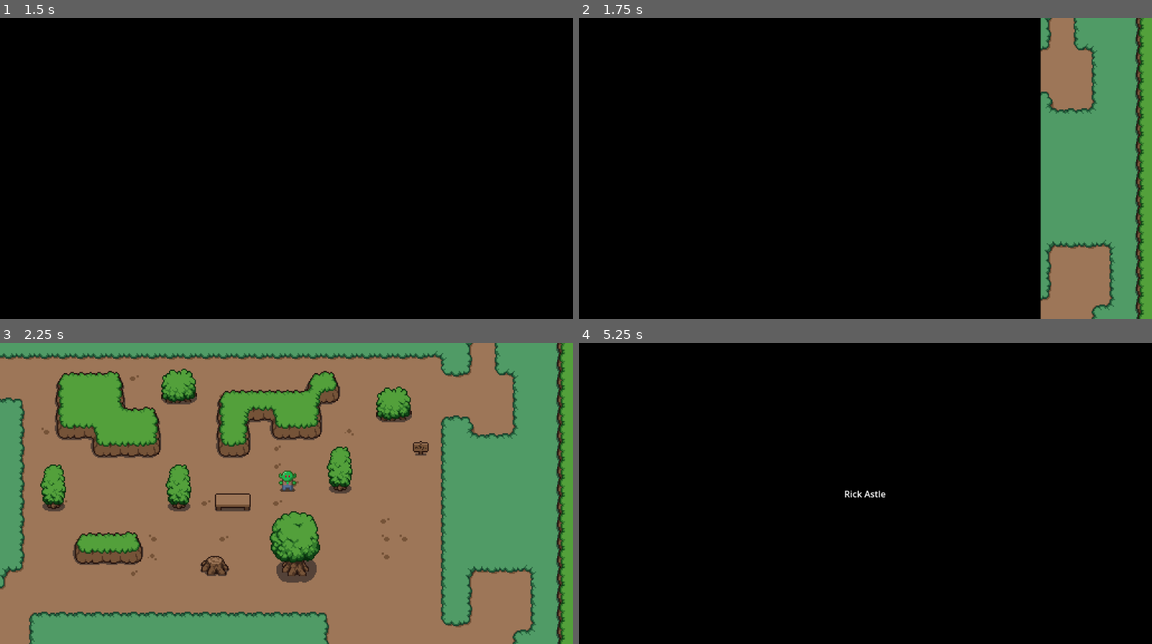
Above: before the commit, frames 1-4 (two rows, left to right).
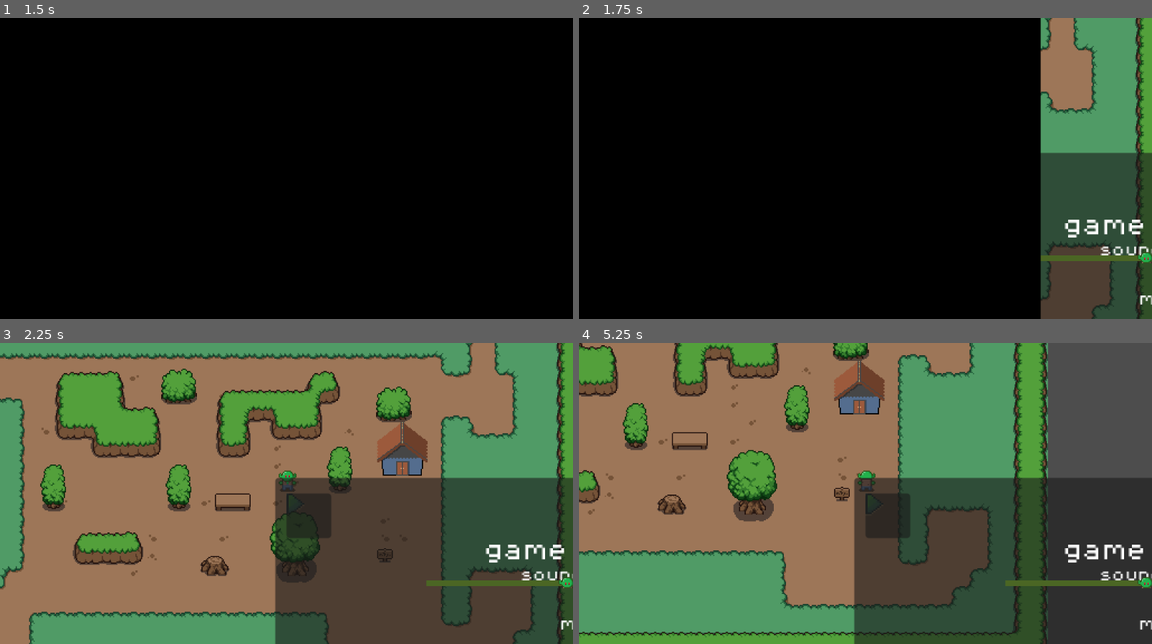
Above: after the commit, the same moments.

Repository: iamkuo/godot_test
Game: Godot game, scene res://scenes/game.tscn
The game is run twice, just before and just after one commit, with the same random seed, the same clock (stepped at 60 frames per second) and the same inputs.
Inputs (mouse positions are in pixels of both pictures, inside the frame that each line leads up to):
- Up to frame 1 (1.5 s): click "開始遊戲" at 0.5 s; click "開始遊戲" at 1.25 s
- Up to frame 2 (1.75 s): no input
- Up to frame 3 (2.25 s): click (297, 505) at 2.02 s
- Up to frame 4 (5.25 s): tap Enter (ui_accept) at 2.75, 3.02, 3.5, 3.77 s; hold Right (ui_right) 2.78-3.53 s; hold Down (ui_down) 3.53-4.28 s; hold Right (ui_right) 4.28-5.03 s; hold Up (ui_up) from 5.03 s (still down)

Frame 1 is identical in both runs. In frame 2, 11% of the frame differs, in the area x 80-100%, y 44-100%; in frame 3, 29%; in frame 4, 100%, in the area x 0-100%, y 0-100%.

Commit message:
正在完成背包系統以及整理GUI場景樹

Diff:
--- /dev/null
+++ b/scenes/backpack.tscn
@@ -0,0 +1,28 @@
+[gd_scene load_steps=3 format=3 uid="uid://d24suq71w264f"]
+
+[ext_resource type="Texture2D" uid="uid://cjmwhv0846in6" path="res://assets/sprites/Border and Panels Menu/04 Border 03.png" id="1_q7lps"]
+
+[sub_resource type="StyleBoxTexture" id="StyleBoxTexture_5gcru"]
+texture = ExtResource("1_q7lps")
+texture_margin_left = 45.0
+texture_margin_top = 45.0
+texture_margin_right = 45.0
+texture_margin_bottom = 45.0
+region_rect = Rect2(387, 387, 186, 186)
+
+[node name="Backpack" type="Control"]
+layout_mode = 3
+anchors_preset = 15
+anchor_right = 1.0
+anchor_bottom = 1.0
+grow_horizontal = 2
+grow_vertical = 2
+
+[node name="Panel" type="Panel" parent="."]
+layout_mode = 1
+anchors_preset = 15
+anchor_right = 1.0
+anchor_bottom = 1.0
+grow_horizontal = 2
+grow_vertical = 2
+theme_override_styles/panel = SubResource("StyleBoxTexture_5gcru")
--- a/scenes/main_world.tscn
+++ b/scenes/main_world.tscn
@@ -1,66 +1,16 @@
-[gd_scene load_steps=36 format=4 uid="uid://dw1mwbbepdoi1"]
+[gd_scene load_steps=23 format=4 uid="uid://dw1mwbbepdoi1"]
 
 [ext_resource type="Script" uid="uid://bvlgb1rm4njx2" path="res://important_scripts/main_world.gd" id="1_urbfd"]
 [ext_resource type="Texture2D" uid="uid://co5n7bwvy1gmq" path="res://assets/sprites/tilesets/plains.png" id="1_wynhp"]
 [ext_resource type="Texture2D" uid="uid://b8tob1an8h4os" path="res://assets/sprites/tilesets/grass.png" id="2_sfmdb"]
+[ext_resource type="PackedScene" uid="uid://cpog3fskyl4m7" path="res://scenes/pause.tscn" id="3_bokwj"]
 [ext_resource type="Texture2D" uid="uid://dtu2mud6hhf86" path="res://assets/sprites/tilesets/decor_8x8.png" id="3_hp7px"]
-[ext_resource type="Script" path="res://other_scripts/pauseuid.gd" id="3_kdq54"]
+[ext_resource type="PackedScene" uid="uid://d24suq71w264f" path="res://scenes/backpack.tscn" id="4_avgj4"]
 [ext_resource type="Texture2D" uid="uid://dk13biy1s4ia0" path="res://assets/sprites/objects/objects.png" id="4_c3jn5"]
 [ext_resource type="Texture2D" uid="uid://dy15lydkdb7ym" path="res://assets/sprites/tilesets/fences.png" id="5_syikd"]
+[ext_resource type="PackedScene" uid="uid://hjwobmyip8lh" path="res://scenes/tp_point.tscn" id="6_fatp1"]
 [ext_resource type="PackedScene" uid="uid://bhq1tnsq2yocq" path="res://scenes/sign.tscn" id="7_5irk3"]
 [ext_resource type="PackedScene" uid="uid://dw83txjhdwws0" path="res://scenes/player.tscn" id="7_so2xy"]
-[ext_resource type="Texture2D" uid="uid://blgt1tijs2mkx" path="res://assets/sprites/PNG/Settings.png" id="9_wj2hs"]
-[ext_resource type="FontFile" uid="uid://drknsr1c1j7xf" path="res://assets/fonts/PixelOperator8.ttf" id="11_urbfd"]
-[ext_resource type="Texture2D" uid="uid://ctsb3wvh450d3" path="res://assets/sprites/objects/owowowwo.png" id="13_liqfm"]
-[ext_resource type="Texture2D" uid="uid://7ga0ljs8vtel" path="res://assets/sprites/PNG/Icons.png" id="13_sr1c3"]
-[ext_resource type="PackedScene" uid="uid://3m0i8x4jbjf8" path="res://scenes/cutscene.tscn" id="14_urbfd"]
-
-[sub_resource type="StyleBoxLine" id="StyleBoxLine_ipoc1"]
-color = Color(0.3137255, 0.7294118, 0.15294118, 1)
-thickness = 5
-
-[sub_resource type="StyleBoxLine" id="StyleBoxLine_8jl4h"]
-color = Color(0.29358447, 0.39963317, 0.14063469, 1)
-thickness = 5
-
-[sub_resource type="StyleBoxEmpty" id="StyleBoxEmpty_kkkdg"]
-
-[sub_resource type="DPITexture" id="DPITexture_swtu5"]
-_source = "<svg xmlns=\"http://www.w3.org/2000/svg\" width=\"32\" height=\"16\"><rect width=\"30\" height=\"14\" x=\"1\" y=\"1\" fill=\"#fff\" fill-opacity=\".37\" rx=\"7\"/><circle cx=\"24\" cy=\"8\" r=\"5\" fill=\"#1a1a1a\" fill-opacity=\".5\"/></svg>
-"
-
-[sub_resource type="DPITexture" id="DPITexture_qudjn"]
-_source = "<svg xmlns=\"http://www.w3.org/2000/svg\" width=\"32\" height=\"16\"><rect width=\"30\" height=\"14\" x=\"1\" y=\"1\" fill=\"#fff\" fill-opacity=\".75\" rx=\"7\"/><circle cx=\"8\" cy=\"8\" r=\"5\" fill=\"#1a1a1a\"/></svg>
-"
-
-[sub_resource type="AtlasTexture" id="AtlasTexture_kdq54"]
-atlas = ExtResource("13_sr1c3")
-region = Rect2(36, 35, 9, 11)
-
-[sub_resource type="StyleBoxTexture" id="StyleBoxTexture_liqfm"]
-texture = SubResource("AtlasTexture_kdq54")
-
-[sub_resource type="AtlasTexture" id="AtlasTexture_sr1c3"]
-atlas = ExtResource("13_sr1c3")
-region = Rect2(67, 35, 11, 11)
-
-[sub_resource type="StyleBoxTexture" id="StyleBoxTexture_urbfd"]
-texture = SubResource("AtlasTexture_sr1c3")
-
-[sub_resource type="StyleBoxTexture" id="StyleBoxTexture_avgj4"]
-texture = ExtResource("9_wj2hs")
-region_rect = Rect2(183, 241, 9, 14)
-
-[sub_resource type="StyleBoxTexture" id="StyleBoxTexture_oa7qk"]
-content_margin_right = 1.0
-texture = ExtResource("9_wj2hs")
-region_rect = Rect2(10, 0, 0, 0)
-
-[sub_resource type="StyleBoxTexture" id="StyleBoxTexture_wj2hs"]
-texture = ExtResource("9_wj2hs")
-texture_margin_left = 1.0
-
-[sub_resource type="StyleBoxEmpty" id="StyleBoxEmpty_wj2hs"]
 
 [sub_resource type="TileSetAtlasSource" id="TileSetAtlasSource_p57ef"]
 texture = ExtResource("1_wynhp")
@@ -733,6 +683,22 @@
 sources/0 = SubResource("TileSetAtlasSource_u5sy4")
 sources/1 = SubResource("TileSetAtlasSource_kvpfn")
 
+[sub_resource type="TileSetScenesCollectionSource" id="TileSetScenesCollectionSource_vtaks"]
+resource_name = "TpPoints"
+scenes/1/scene = ExtResource("6_fatp1")
+
+[sub_resource type="TileSetScenesCollectionSource" id="TileSetScenesCollectionSource_wj2hs"]
+resource_name = "Signs"
+scenes/1/scene = ExtResource("7_5irk3")
+
+[sub_resource type="TileSet" id="TileSet_p57ef"]
+physics_layer_0/collision_layer = 8
+physics_layer_0/collision_mask = 0
+custom_data_layer_0/name = "Name"
+custom_data_layer_0/type = 4
+sources/0 = SubResource("TileSetScenesCollectionSource_vtaks")
+sources/1 = SubResource("TileSetScenesCollectionSource_wj2hs")
+
 [node name="MainWorld" type="Node2D"]
 y_sort_enabled = true
 script = ExtResource("1_urbfd")
@@ -745,180 +711,19 @@
 zoom = Vector2(2, 2)
 limit_enabled = false
 
-[node name="pauseuid" type="Control" parent="Player/Camera2D"]
-visible = false
+[node name="Gui" type="Control" parent="Player/Camera2D"]
 layout_mode = 3
-anchors_preset = 0
-offset_left = -251.0
-offset_top = -130.0
-offset_right = -211.0
-offset_bottom = -90.0
-script = ExtResource("3_kdq54")
-
-[node name="Panel2" type="Panel" parent="Player/Camera2D/pauseuid"]
-z_index = 31
-y_sort_enabled = true
-layout_mode = 1
 anchors_preset = 15
 anchor_right = 1.0
 anchor_bottom = 1.0
 grow_horizontal = 2
 grow_vertical = 2
 
-[node name="paused" type="Label" parent="Player/Camera2D/pauseuid/Panel2"]
+[node name="Pause" parent="Player/Camera2D/Gui" instance=ExtResource("3_bokwj")]
+layout_mode = 0
+
+[node name="Backpack" parent="Player/Camera2D/Gui" instance=ExtResource("4_avgj4")]
 layout_mode = 1
-anchors_preset = 8
-anchor_left = 0.5
-anchor_top = 0.5
-anchor_right = 0.5
-anchor_bottom = 0.5
-offset_left = 146.0
-offset_top = 21.0
-offset_right = 356.0
-offset_bottom = 52.0
-grow_horizontal = 2
-grow_vertical = 2
-theme_override_fonts/font = ExtResource("11_urbfd")
-theme_override_font_sizes/font_size = 20
-text = "game paused"
-horizontal_alignment = 1
-
-[node name="textcontain" type="VBoxContainer" parent="Player/Camera2D/pauseuid/Panel2"]
-layout_mode = 1
-anchors_preset = -1
-anchor_left = 0.37800002
-anchor_top = 0.344
-anchor_right = 0.62200004
-anchor_bottom = 0.785
-offset_left = 174.0
-offset_top = 52.0
-offset_right = 332.0
-offset_bottom = 218.0
-grow_horizontal = 2
-grow_vertical = 2
-theme_override_constants/separation = 30
-
-[node name="sound effect3" type="Label" parent="Player/Camera2D/pauseuid/Panel2/textcontain"]
-layout_mode = 2
-theme_override_fonts/font = ExtResource("11_urbfd")
-theme_override_font_sizes/font_size = 13
-text = "sound effect"
-horizontal_alignment = 1
-
-[node name="music2" type="Label" parent="Player/Camera2D/pauseuid/Panel2/textcontain"]
-layout_mode = 2
-theme_override_fonts/font = ExtResource("11_urbfd")
-theme_override_font_sizes/font_size = 13
-text = "music"
-horizontal_alignment = 1
-
-[node name="main volume" type="HSlider" parent="Player/Camera2D/pauseuid/Panel2"]
-z_index = 2
-custom_minimum_size = Vector2(250, 0)
-layout_mode = 0
-offset_left = 126.0
-offset_top = 74.0
-offset_right = 376.0
-offset_bottom = 87.0
-theme_override_icons/grabber = ExtResource("13_liqfm")
-theme_override_icons/grabber_highlight = ExtResource("13_liqfm")
-theme_override_styles/slider = SubResource("StyleBoxLine_ipoc1")
-theme_override_styles/grabber_area = SubResource("StyleBoxLine_8jl4h")
-theme_override_styles/grabber_area_highlight = SubResource("StyleBoxLine_8jl4h")
-value = 50.0
-
-[node name="CheckButton" type="CheckButton" parent="Player/Camera2D/pauseuid/Panel2"]
-z_index = 2
-layout_mode = 0
-offset_left = 127.0
-offset_top = 146.0
-offset_right = 377.0
-offset_bottom = 214.0
-theme_override_font_sizes/font_size = 13
-theme_override_styles/focus = SubResource("StyleBoxEmpty_kkkdg")
-theme_override_icons/checked = SubResource("DPITexture_swtu5")
-theme_override_icons/unchecked = SubResource("DPITexture_qudjn")
-text = "Fullscreen/Windowed"
-
-[node name="SNDEFCT" type="HSlider" parent="Player/Camera2D/pauseuid/Panel2"]
-z_index = 2
-custom_minimum_size = Vector2(250, 0)
-layout_mode = 1
-anchors_preset = -1
-anchor_left = 0.37800002
-anchor_top = 0.5
-anchor_right = 0.62200004
-anchor_bottom = 0.56100005
-offset_left = 126.0
-offset_top = 106.0
-offset_right = 376.0
-offset_bottom = 135.0
-grow_horizontal = 2
-grow_vertical = 2
-theme_override_icons/grabber = ExtResource("13_liqfm")
-theme_override_icons/grabber_highlight = ExtResource("13_liqfm")
-theme_override_styles/slider = SubResource("StyleBoxLine_ipoc1")
-theme_override_styles/grabber_area = SubResource("StyleBoxLine_8jl4h")
-theme_override_styles/grabber_area_highlight = SubResource("StyleBoxLine_8jl4h")
-value = 50.0
-
-[node name="music slder" type="HSlider" parent="Player/Camera2D/pauseuid/Panel2"]
-z_index = 2
-custom_minimum_size = Vector2(250, 0)
-layout_mode = 1
-anchors_preset = -1
-anchor_left = 0.37800002
-anchor_top = 0.5
-anchor_right = 0.62200004
-anchor_bottom = 0.56100005
-offset_left = 126.00001
-offset_top = 148.0
-offset_right = 376.0
-offset_bottom = 178.0
-grow_horizontal = 2
-grow_vertical = 2
-theme_override_icons/grabber = ExtResource("13_liqfm")
-theme_override_icons/grabber_highlight = ExtResource("13_liqfm")
-theme_override_styles/slider = SubResource("StyleBoxLine_ipoc1")
-theme_override_styles/grabber_area = SubResource("StyleBoxLine_8jl4h")
-theme_override_styles/grabber_area_highlight = SubResource("StyleBoxLine_8jl4h")
-value = 50.0
-
-[node name="continue" type="Button" parent="Player/Camera2D/pauseuid/Panel2"]
-z_index = 2
-layout_mode = 0
-offset_left = 171.0
-offset_top = 210.0
-offset_right = 193.0
-offset_bottom = 236.0
-theme_override_styles/normal = SubResource("StyleBoxTexture_liqfm")
-
-[node name="exit" type="Button" parent="Player/Camera2D/pauseuid/Panel2"]
-z_index = 2
-layout_mode = 0
-offset_left = 307.0
-offset_top = 210.0
-offset_right = 334.0
-offset_bottom = 236.0
-theme_override_styles/normal = SubResource("StyleBoxTexture_urbfd")
-
-[node name="Panel4" type="Panel" parent="Player/Camera2D/pauseuid/Panel2"]
-layout_mode = 0
-offset_left = -10.0
-offset_top = -14.0
-offset_right = 522.0
-offset_bottom = 274.0
-
-[node name="pause" type="Button" parent="Player/Camera2D/pauseuid"]
-layout_mode = 0
-offset_right = 16.0
-offset_bottom = 20.0
-size_flags_horizontal = 0
-size_flags_vertical = 0
-theme_override_styles/normal = SubResource("StyleBoxTexture_avgj4")
-theme_override_styles/pressed = SubResource("StyleBoxTexture_oa7qk")
-theme_override_styles/hover = SubResource("StyleBoxTexture_wj2hs")
-theme_override_styles/focus = SubResource("StyleBoxEmpty_wj2hs")
 
 [node name="Map" type="Node2D" parent="."]
 y_sort_enabled = true
@@ -943,17 +748,7 @@
 tile_map_data = PackedByteArray("AAD5//7/AAAIAAYAAAD5////AAAIAAcAAAD5/wAAAAAIAAgAAAD6//7/AAAJAAYAAAD6////AAAJAAcAAAD6/w …(624 unchanged characters)…
 tile_set = SubResource("TileSet_gee14")
 
-[node name="interactables" type="Node2D" parent="Map"]
-
-[node name="Sign" parent="Map/interactables" instance=ExtResource("7_5irk3")]
-position = Vector2(120, -40)
-sign_texts = Array[String](["Never gonna give you up", "Never gonna let you down"])
-
-[node name="Cutscene" parent="Map/interactables" instance=ExtResource("14_urbfd")]
-position = Vector2(152, 56)
-
-[connection signal="pressed" from="Player/Camera2D/pauseuid/Panel2/continue" to="." method="_on_continue_pressed"]
-[connection signal="pressed" from="Player/Camera2D/pauseuid/Panel2/continue" to="Player/Camera2D/pauseuid" method="_on_continue_pressed"]
-[connection signal="pressed" from="Player/Camera2D/pauseuid/Panel2/exit" to="Player/Camera2D/pauseuid" method="_on_exit_pressed"]
-[connection signal="pressed" from="Player/Camera2D/pauseuid/pause" to="." method="_on_pause_pressed"]
-[connection signal="pressed" from="Player/Camera2D/pauseuid/pause" to="Player/Camera2D/pauseuid" method="_on_pause_pressed"]
+[node name="interatctables" type="TileMapLayer" parent="Map"]
+y_sort_enabled = true
+tile_map_data = PackedByteArray("AAAGAP3/AAAAAAAAAQAFAAMAAQAAAAAAAQA=")
+tile_set = SubResource("TileSet_p57ef")
--- /dev/null
+++ b/scenes/pause.tscn
@@ -0,0 +1,230 @@
+[gd_scene load_steps=19 format=3 uid="uid://cpog3fskyl4m7"]
+
+[ext_resource type="Script" path="res://other_scripts/pauseuid.gd" id="1_jn4bt"]
+[ext_resource type="FontFile" uid="uid://drknsr1c1j7xf" path="res://assets/fonts/PixelOperator8.ttf" id="2_r1fnm"]
+[ext_resource type="Texture2D" uid="uid://ctsb3wvh450d3" path="res://assets/sprites/objects/owowowwo.png" id="3_wen6a"]
+[ext_resource type="Texture2D" uid="uid://7ga0ljs8vtel" path="res://assets/sprites/PNG/Icons.png" id="4_cml1b"]
+[ext_resource type="Texture2D" uid="uid://blgt1tijs2mkx" path="res://assets/sprites/PNG/Settings.png" id="5_1xtef"]
+
+[sub_resource type="StyleBoxLine" id="StyleBoxLine_ipoc1"]
+color = Color(0.3137255, 0.7294118, 0.15294118, 1)
+thickness = 5
+
+[sub_resource type="StyleBoxLine" id="StyleBoxLine_8jl4h"]
+color = Color(0.29358447, 0.39963317, 0.14063469, 1)
+thickness = 5
+
+[sub_resource type="StyleBoxEmpty" id="StyleBoxEmpty_kkkdg"]
+
+[sub_resource type="DPITexture" id="DPITexture_swtu5"]
+_source = "<svg xmlns=\"http://www.w3.org/2000/svg\" width=\"32\" height=\"16\"><rect width=\"30\" height=\"14\" x=\"1\" y=\"1\" fill=\"#fff\" fill-opacity=\".37\" rx=\"7\"/><circle cx=\"24\" cy=\"8\" r=\"5\" fill=\"#1a1a1a\" fill-opacity=\".5\"/></svg>
+"
+
+[sub_resource type="DPITexture" id="DPITexture_qudjn"]
+_source = "<svg xmlns=\"http://www.w3.org/2000/svg\" width=\"32\" height=\"16\"><rect width=\"30\" height=\"14\" x=\"1\" y=\"1\" fill=\"#fff\" fill-opacity=\".75\" rx=\"7\"/><circle cx=\"8\" cy=\"8\" r=\"5\" fill=\"#1a1a1a\"/></svg>
+"
+
+[sub_resource type="AtlasTexture" id="AtlasTexture_kdq54"]
+atlas = ExtResource("4_cml1b")
+region = Rect2(36, 35, 9, 11)
+
+[sub_resource type="StyleBoxTexture" id="StyleBoxTexture_liqfm"]
+texture = SubResource("AtlasTexture_kdq54")
+
+[sub_resource type="AtlasTexture" id="AtlasTexture_sr1c3"]
+atlas = ExtResource("4_cml1b")
+region = Rect2(67, 35, 11, 11)
+
+[sub_resource type="StyleBoxTexture" id="StyleBoxTexture_urbfd"]
+texture = SubResource("AtlasTexture_sr1c3")
+
+[sub_resource type="StyleBoxTexture" id="StyleBoxTexture_avgj4"]
+texture = ExtResource("5_1xtef")
+region_rect = Rect2(183, 241, 9, 14)
+
+[sub_resource type="StyleBoxTexture" id="StyleBoxTexture_oa7qk"]
+content_margin_right = 1.0
+texture = ExtResource("5_1xtef")
+region_rect = Rect2(10, 0, 0, 0)
+
+[sub_resource type="StyleBoxTexture" id="StyleBoxTexture_wj2hs"]
+texture = ExtResource("5_1xtef")
+texture_margin_left = 1.0
+
+[sub_resource type="StyleBoxEmpty" id="StyleBoxEmpty_wj2hs"]
+
+[node name="Pause" type="Control"]
+layout_mode = 3
+anchors_preset = 0
+offset_right = 40.0
+offset_bottom = 40.0
+script = ExtResource("1_jn4bt")
+
+[node name="background" type="Panel" parent="."]
+z_index = 31
+y_sort_enabled = true
+layout_mode = 1
+anchors_preset = 15
+anchor_right = 1.0
+anchor_bottom = 1.0
+grow_horizontal = 2
+grow_vertical = 2
+
+[node name="pausebutton" type="Label" parent="background"]
+layout_mode = 1
+anchors_preset = 8
+anchor_left = 0.5
+anchor_top = 0.5
+anchor_right = 0.5
+anchor_bottom = 0.5
+offset_left = 146.0
+offset_top = 21.0
+offset_right = 356.0
+offset_bottom = 52.0
+grow_horizontal = 2
+grow_vertical = 2
+theme_override_fonts/font = ExtResource("2_r1fnm")
+theme_override_font_sizes/font_size = 20
+text = "game paused"
+horizontal_alignment = 1
+
+[node name="textcontain" type="VBoxContainer" parent="background"]
+layout_mode = 1
+anchors_preset = -1
+anchor_left = 0.37800002
+anchor_top = 0.344
+anchor_right = 0.62200004
+anchor_bottom = 0.785
+offset_left = 174.0
+offset_top = 52.0
+offset_right = 332.0
+offset_bottom = 218.0
+grow_horizontal = 2
+grow_vertical = 2
+theme_override_constants/separation = 30
+
+[node name="sound effect3" type="Label" parent="background/textcontain"]
+layout_mode = 2
+theme_override_fonts/font = ExtResource("2_r1fnm")
+theme_override_font_sizes/font_size = 13
+text = "sound effect"
+horizontal_alignment = 1
+
+[node name="music2" type="Label" parent="background/textcontain"]
+layout_mode = 2
+theme_override_fonts/font = ExtResource("2_r1fnm")
+theme_override_font_sizes/font_size = 13
+text = "music"
+horizontal_alignment = 1
+
+[node name="main volume" type="HSlider" parent="background"]
+z_index = 2
+custom_minimum_size = Vector2(250, 0)
+layout_mode = 0
+offset_left = 126.0
+offset_top = 74.0
+offset_right = 376.0
+offset_bottom = 87.0
+theme_override_icons/grabber = ExtResource("3_wen6a")
+theme_override_icons/grabber_highlight = ExtResource("3_wen6a")
+theme_override_styles/slider = SubResource("StyleBoxLine_ipoc1")
+theme_override_styles/grabber_area = SubResource("StyleBoxLine_8jl4h")
+theme_override_styles/grabber_area_highlight = SubResource("StyleBoxLine_8jl4h")
+value = 50.0
+
+[node name="CheckButton" type="CheckButton" parent="background"]
+z_index = 2
+layout_mode = 0
+offset_left = 127.0
+offset_top = 146.0
+offset_right = 377.0
+offset_bottom = 214.0
+theme_override_font_sizes/font_size = 13
+theme_override_styles/focus = SubResource("StyleBoxEmpty_kkkdg")
+theme_override_icons/checked = SubResource("DPITexture_swtu5")
+theme_override_icons/unchecked = SubResource("DPITexture_qudjn")
+text = "Fullscreen/Windowed"
+
+[node name="SNDEFCT" type="HSlider" parent="background"]
+z_index = 2
+custom_minimum_size = Vector2(250, 0)
+layout_mode = 1
+anchors_preset = -1
+anchor_left = 0.37800002
+anchor_top = 0.5
+anchor_right = 0.62200004
+anchor_bottom = 0.56100005
+offset_left = 126.0
+offset_top = 106.0
+offset_right = 376.0
+offset_bottom = 135.0
+grow_horizontal = 2
+grow_vertical = 2
+theme_override_icons/grabber = ExtResource("3_wen6a")
+theme_override_icons/grabber_highlight = ExtResource("3_wen6a")
+theme_override_styles/slider = SubResource("StyleBoxLine_ipoc1")
+theme_override_styles/grabber_area = SubResource("StyleBoxLine_8jl4h")
+theme_override_styles/grabber_area_highlight = SubResource("StyleBoxLine_8jl4h")
+value = 50.0
+
+[node name="music slder" type="HSlider" parent="background"]
+z_index = 2
+custom_minimum_size = Vector2(250, 0)
+layout_mode = 1
+anchors_preset = -1
+anchor_left = 0.37800002
+anchor_top = 0.5
+anchor_right = 0.62200004
+anchor_bottom = 0.56100005
+offset_left = 126.00001
+offset_top = 148.0
+offset_right = 376.0
+offset_bottom = 178.0
+grow_horizontal = 2
+grow_vertical = 2
+theme_override_icons/grabber = ExtResource("3_wen6a")
+theme_override_icons/grabber_highlight = ExtResource("3_wen6a")
+theme_override_styles/slider = SubResource("StyleBoxLine_ipoc1")
+theme_override_styles/grabber_area = SubResource("StyleBoxLine_8jl4h")
+theme_override_styles/grabber_area_highlight = SubResource("StyleBoxLine_8jl4h")
+value = 50.0
+
+[node name="continue" type="Button" parent="background"]
+z_index = 2
+layout_mode = 0
+offset_left = 171.0
+offset_top = 210.0
+offset_right = 193.0
+offset_bottom = 236.0
+theme_override_styles/normal = SubResource("StyleBoxTexture_liqfm")
+
+[node name="exit" type="Button" parent="background"]
+z_index = 2
+layout_mode = 0
+offset_left = 307.0
+offset_top = 210.0
+offset_right = 334.0
+offset_bottom = 236.0
+theme_override_styles/normal = SubResource("StyleBoxTexture_urbfd")
+
+[node name="Panel4" type="Panel" parent="background"]
+layout_mode = 0
+offset_left = -10.0
+offset_top = -14.0
+offset_right = 522.0
+offset_bottom = 274.0
+
+[node name="pause" type="Button" parent="."]
+layout_mode = 0
+offset_right = 16.0
+offset_bottom = 20.0
+size_flags_horizontal = 0
+size_flags_vertical = 0
+theme_override_styles/normal = SubResource("StyleBoxTexture_avgj4")
+theme_override_styles/pressed = SubResource("StyleBoxTexture_oa7qk")
+theme_override_styles/hover = SubResource("StyleBoxTexture_wj2hs")
+theme_override_styles/focus = SubResource("StyleBoxEmpty_wj2hs")
+
+[connection signal="pressed" from="background/continue" to="." method="_on_continue_pressed"]
+[connection signal="pressed" from="background/exit" to="." method="_on_exit_pressed"]
+[connection signal="pressed" from="pause" to="." method="_on_pause_pressed"]
